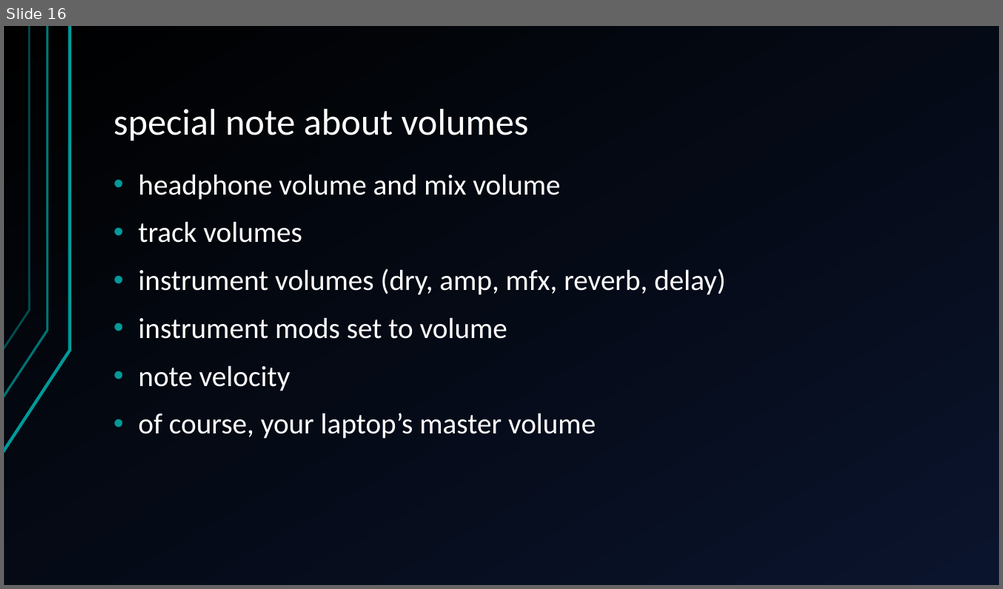
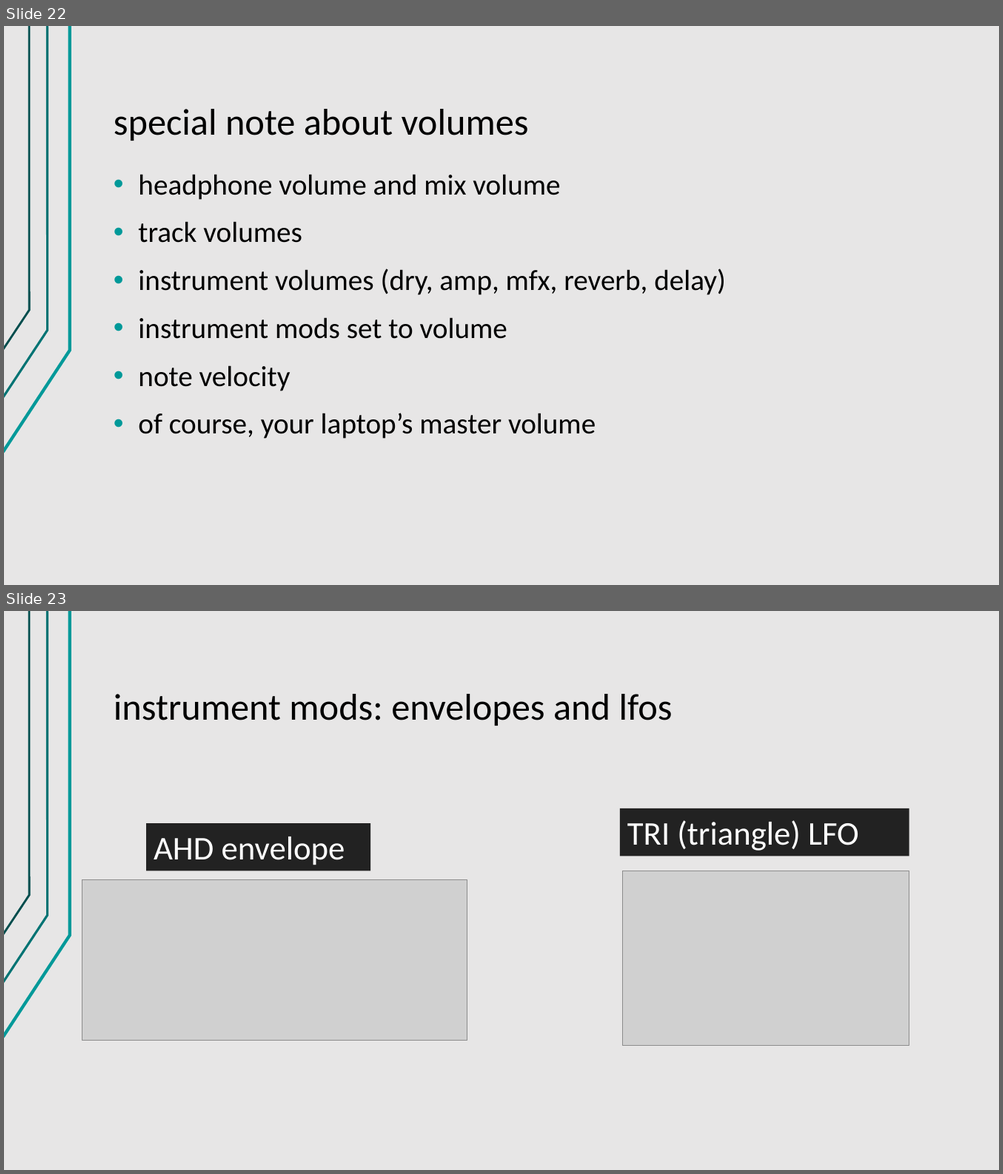
Before and after one commit to jegasus/m8-tracker-workshop, a slide deck: slides_v1.odp. Shown one above the other, each under a label of ours: slide 16 before the commit, slides 22 and 23 after it. The pictures are 1003x589 and 1003x1174 pixels, drawn with LibreOffice and Linux fonts; fonts in the diff are those of the drawing; grey boxes stand for pictures. Boxes give left, top, right and bottom in pixels: in the first picture for what was removed or moved away, otherwise in the second. Text is boxed around its words. In the diff, an @@ line names an element or a change of style, - is before the commit and + after.

```diff
--- a/slides_v1.odp
+++ b/slides_v1.odp
@@ slide 23 added at [4,611,999,1170], background #E7E6E6; not listed: 3 template elements that a slide beside it also shows @@
@@ title added at [114,694,672,726], 36 pt, text #000000 @@
+instrument mods: envelopes and lfos
@@ rectangle added at [620,809,909,857], fill #0D0D0D at 90% opacity, 32 pt, text #FFFFFF @@
+TRI (triangle) LFO
@@ rectangle added at [147,823,370,871], fill #0D0D0D at 90% opacity, 32 pt, text #FFFFFF @@
+AHD envelope
@@ picture added at [623,871,909,1047] @@
@@ picture added at [82,880,466,1041] @@
@@ what was slide 16 is now slide 22 @@
@@ slide 22 changed as well @@
@@ background gradient #000000 to #0A142C to #E7E6E6 @@
@@ title "special note about volumes" at [114,109,529,141]: text colour #FFFFFF to #000000 @@
@@ text "headphone volume and mix volume" at [138,174,726,439]: text colour #FFFFFF to #000000 @@
```
Also in this commit, not shown: 29 other slides changed, 5 other slides added.
